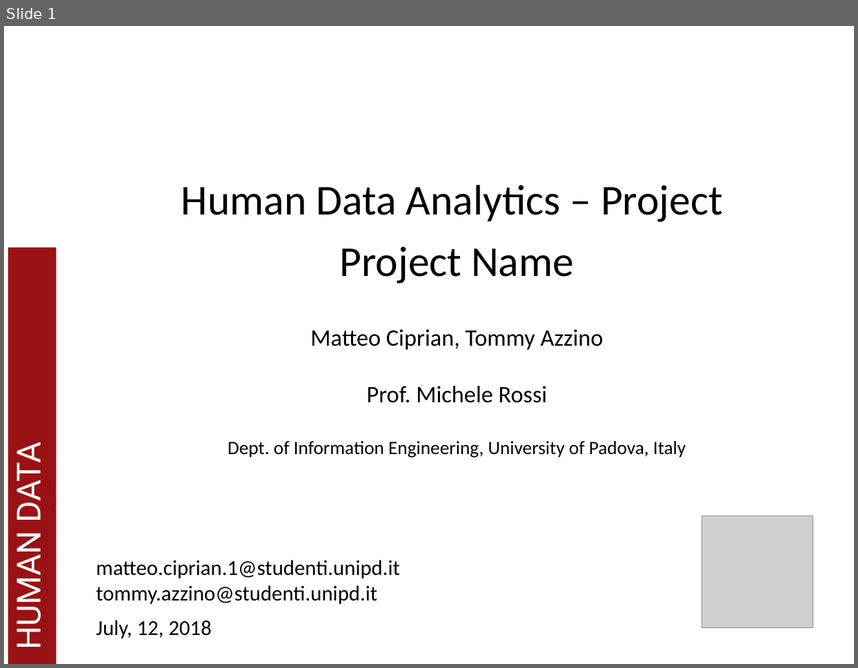
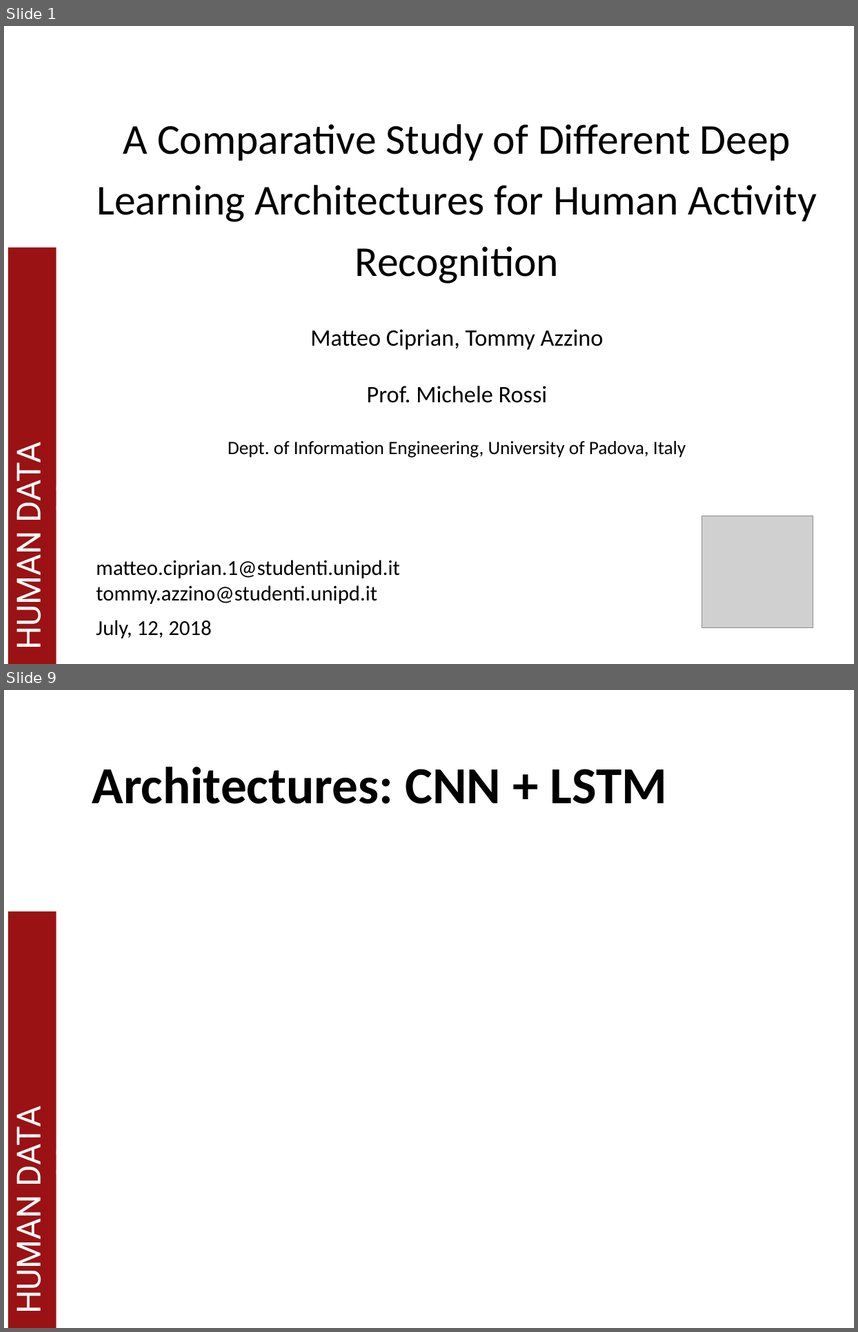
Before and after one commit to MatCip/HDA_project, a slide deck: slides_hda_project.pptx. Shown one above the other, each under a label of ours: slide 1 before the commit, slides 1 and 9 after it; the slides between them are not shown. The pictures are 858x668 and 858x1332 pixels, drawn with LibreOffice and Linux fonts; fonts in the diff are those of the drawing; grey boxes stand for pictures; background and template pictures are left out. Boxes give left, top, right and bottom in pixels: in the first picture for what was removed or moved away, otherwise in the second. Text is boxed around its words. In the diff, an @@ line names an element or a change of style, - is before the commit and + after.

```diff
--- a/slides_hda_project.pptx
+++ b/slides_hda_project.pptx
@@ slide 9 added at [4, 690, 854, 1328], background #FFFFFF; not listed: 2 template elements that a slide beside it also shows @@
@@ title added at [92, 767, 668, 804], 44 pt, text #000000, bold @@
+Architectures: CNN + LSTM
@@ slide 1 changed as well @@
@@ title at [96, 124, 817, 283]: text changed @@
-Human Data Analytics – Project
-Project Name
+A Comparative Study of Different Deep Learning Architectures for Human Activity Recognition
```
Also in this commit, not shown: 2 other slides changed, 14 other slides added, 12 slides removed, 2 other files.
